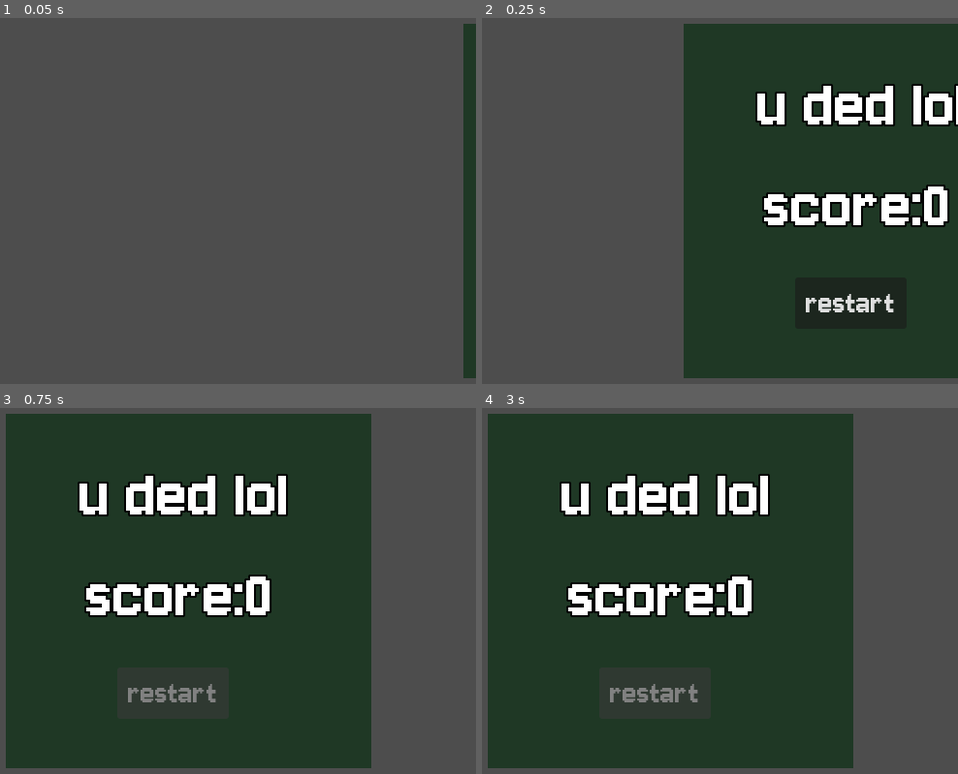
Above: before the commit, frames 1-4 (two rows, left to right).
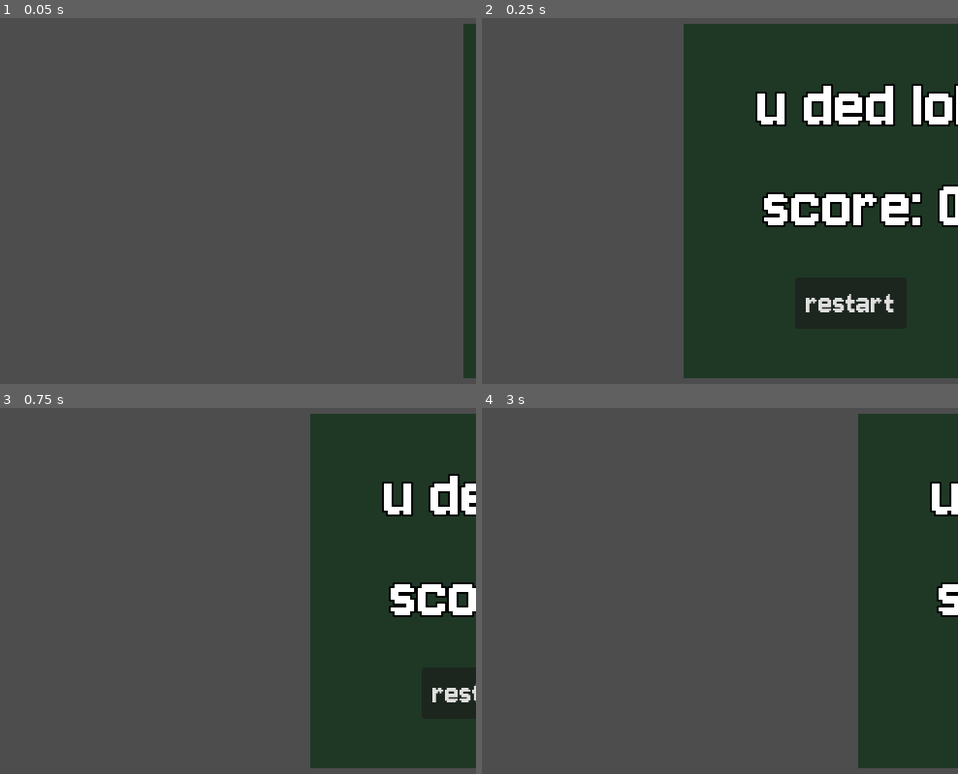
Above: after the commit, the same moments.

Repository: fabianovich/moooh-bird
Game: Godot game, scene res://scenes/deathscreen.tscn
Two runs of this game, one before a commit and one after it. Both use one fixed random seed, a clock stepped at 60 frames per second and the inputs below. This scene is started directly instead of the project's main scene.
Inputs:
- Up to frame 1 (0.05 s): no input
- Up to frame 2 (0.25 s): no input
- Up to frame 3 (0.75 s): click "restart" at 0.5 s
- Up to frame 4 (3 s): click "restart" at 1.25 s; click "restart" at 2 s; tap Enter (ui_accept) at 2.75, 2.85 s

Frame 1 is identical in both runs. In frame 2, 0.6% of the frame differs, in the area x 92-100%, y 45-58%; in frame 3, 83%; in frame 4, 95%, in the area x 1-100%, y 1-99%.

Commit message:
Restart button

Diff:
--- a/code/bird.gd
+++ b/code/bird.gd
@@ -33,3 +33,6 @@
 	screen.score = $"../Control/Label".score
 	$"../Control/Label".visible = false
 	add_sibling(screen)
+
+func restart():
+	get_tree().reload_current_scene()
--- a/code/deathscreen.gd
+++ b/code/deathscreen.gd
@@ -4,8 +4,11 @@
 
 # Called every frame. 'delta' is the elapsed time since the previous frame.
 func _process(_delta: float) -> void:
-	$score.text = "score:" + str(score)
+	$score.text = "score: " + str(score)
+	if Input.is_action_just_pressed("ui_accept"):
+		get_tree().reload_current_scene()
 
 
 func _on_button_pressed() -> void:
-	pass # Replace with function body.
+	$AnimationPlayer.play("get out")
+	get_tree().reload_current_scene()
--- a/code/pipespawner.gd
+++ b/code/pipespawner.gd
@@ -5,7 +5,7 @@
 #var collisionScene = preload("res://scenes/score_collision.tscn")
 var pipeScene = preload("res://scenes/pipes.tscn")
 var dt = 0
-var pipeInterval = 4
+var pipeInterval = 3
 
 func _process(delta: float) -> void:
 	if dt > pipeInterval:
--- a/scenes/deathscreen.tscn
+++ b/scenes/deathscreen.tscn
@@ -34,10 +34,27 @@
 "values": [Vector2(539, 0), Vector2(0, 0)]
 }
 
+[sub_resource type="Animation" id="Animation_eye5d"]
+resource_name = "get out"
+length = 0.56666666
+tracks/0/type = "value"
+tracks/0/imported = false
+tracks/0/enabled = true
+tracks/0/path = NodePath(".:position")
+tracks/0/interp = 1
+tracks/0/loop_wrap = true
+tracks/0/keys = {
+"times": PackedFloat32Array(0.033333335, 0.46666667),
+"transitions": PackedFloat32Array(1.0352643, 0.1707554),
+"update": 0,
+"values": [Vector2(0, 0), Vector2(539, 0)]
+}
+
 [sub_resource type="AnimationLibrary" id="AnimationLibrary_eye5d"]
 _data = {
 &"RESET": SubResource("Animation_ylnw1"),
-&"get in": SubResource("Animation_uurjc")
+&"get in": SubResource("Animation_uurjc"),
+&"get out": SubResource("Animation_eye5d")
 }
 
 [node name="Control" type="Control" unique_id=1688579900]
@@ -46,7 +63,7 @@
 anchors_preset = 15
 anchor_right = 1.0
 anchor_bottom = 1.0
-offset_right = -0.0007324219
+offset_right = -0.00061035156
 grow_horizontal = 2
 grow_vertical = 2
 script = ExtResource("1_uurjc")
